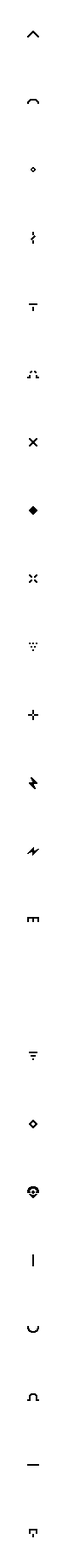
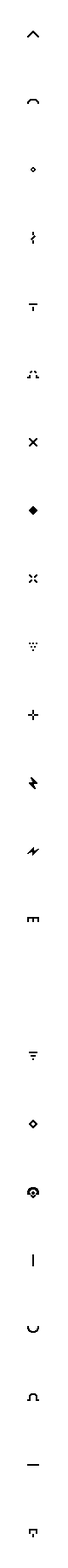
Before/after of a 68 × 1568 layered artwork. What changed in the layer stack:
painted on "symbols" over [27, 1186, 40, 1196]
